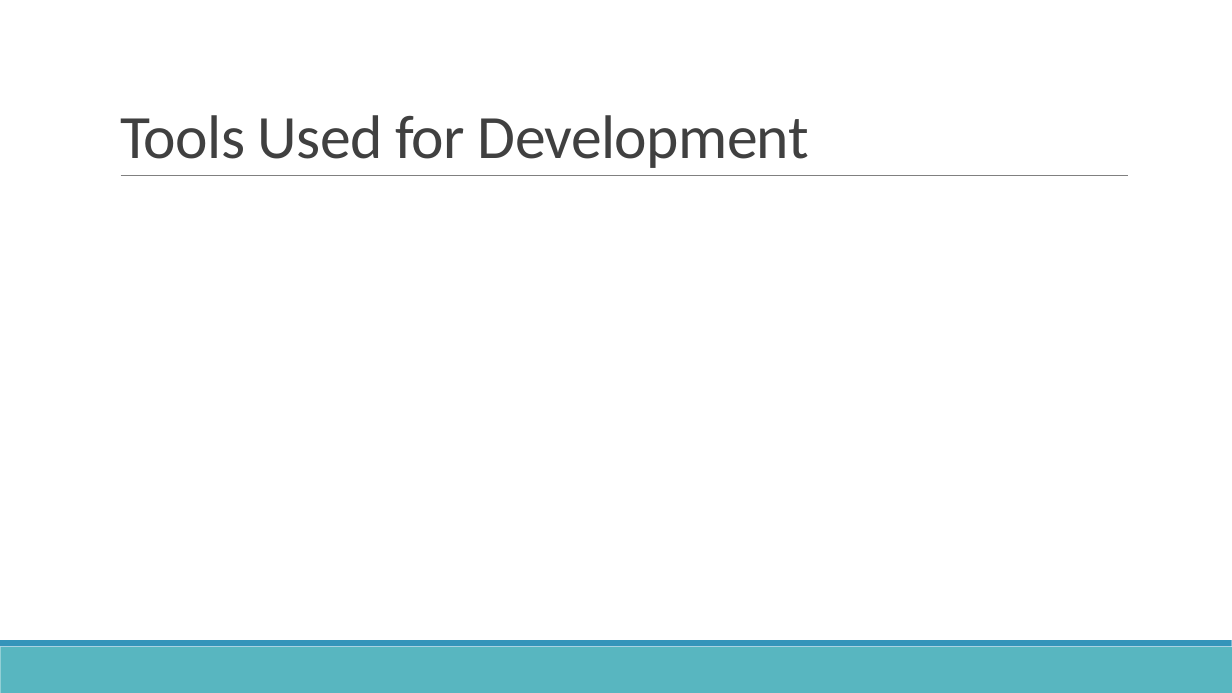
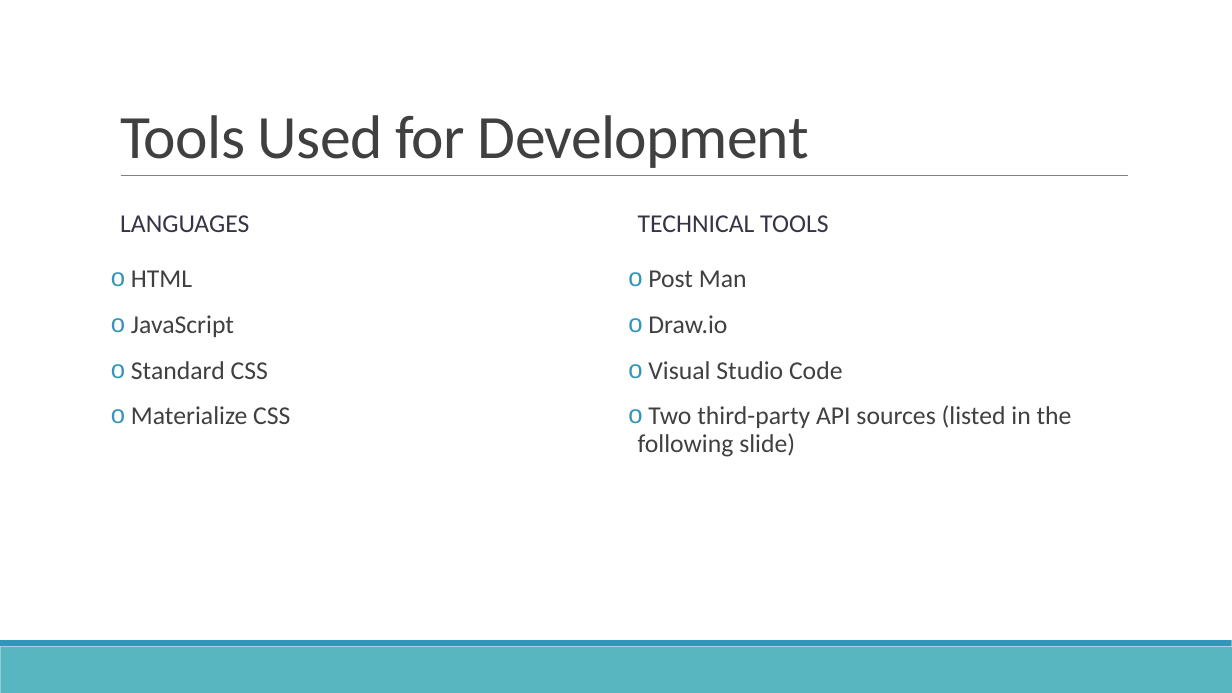
Before and after one commit to Group4Project1/project1, a slide deck: slide 6 of Assets/presentation/Group 4 Project 1 Presentation.pptx. Drawn at 1232x693 pixels with LibreOffice and Linux fonts; fonts in the diff are those of the drawing. Boxes give left, top, right and bottom in pixels: in the first picture for what was removed or moved away, otherwise in the second. Text is boxed around its words. In the diff, an @@ line names an element or a change of style, - is before the commit and + after.

```diff
--- a/Assets/presentation/Group 4 Project 1 Presentation.pptx
+++ b/Assets/presentation/Group 4 Project 1 Presentation.pptx
@@ text added at (x1=120, y1=215, x2=249, y2=232), 20 pt, text #373545 @@
+LANGUAGES
@@ text added at (x1=638, y1=215, x2=828, y2=232), 20 pt, text #373545 @@
+TECHNICAL TOOLS
@@ text added at (x1=131, y1=270, x2=290, y2=424), 20 pt, text #404040 @@
+o HTML
+o JavaScript
+o Standard CSS
+o Materialize CSS
@@ text added at (x1=638, y1=270, x2=1072, y2=457), 20 pt, text #404040 @@
+o Post Man
+o Draw.io
+o Visual Studio Code
+o Two third-party API sources (listed in the following slide)
```
Also in this commit, not shown: 4 other slides changed, 1 slide added, 1 slide removed.
